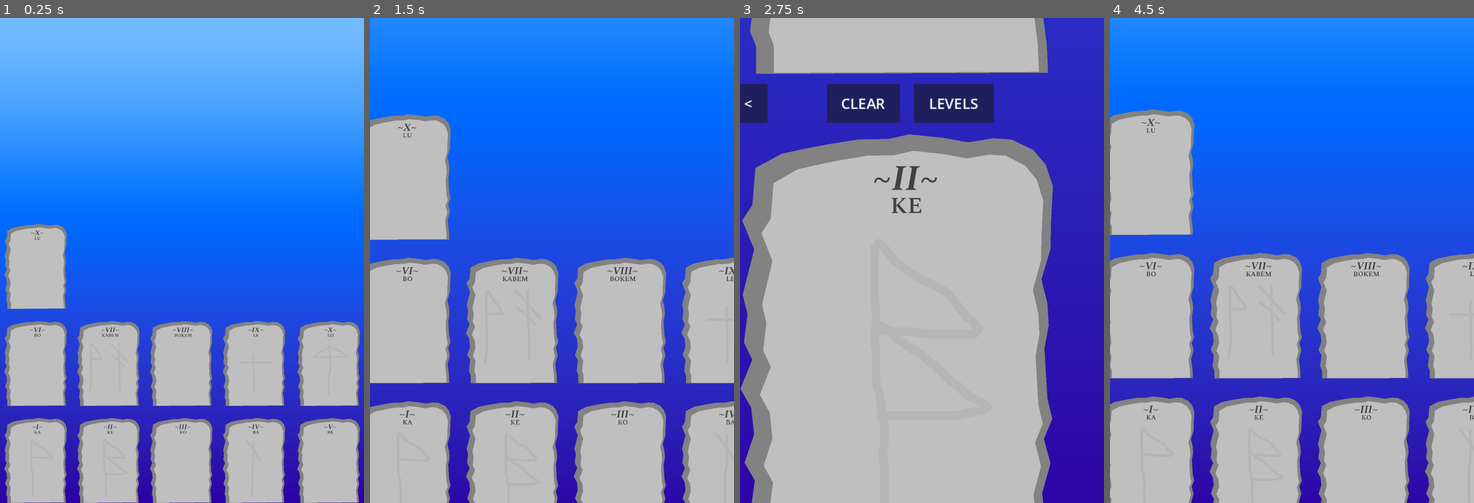
Above: before the commit, frames 1-4 (left to right).
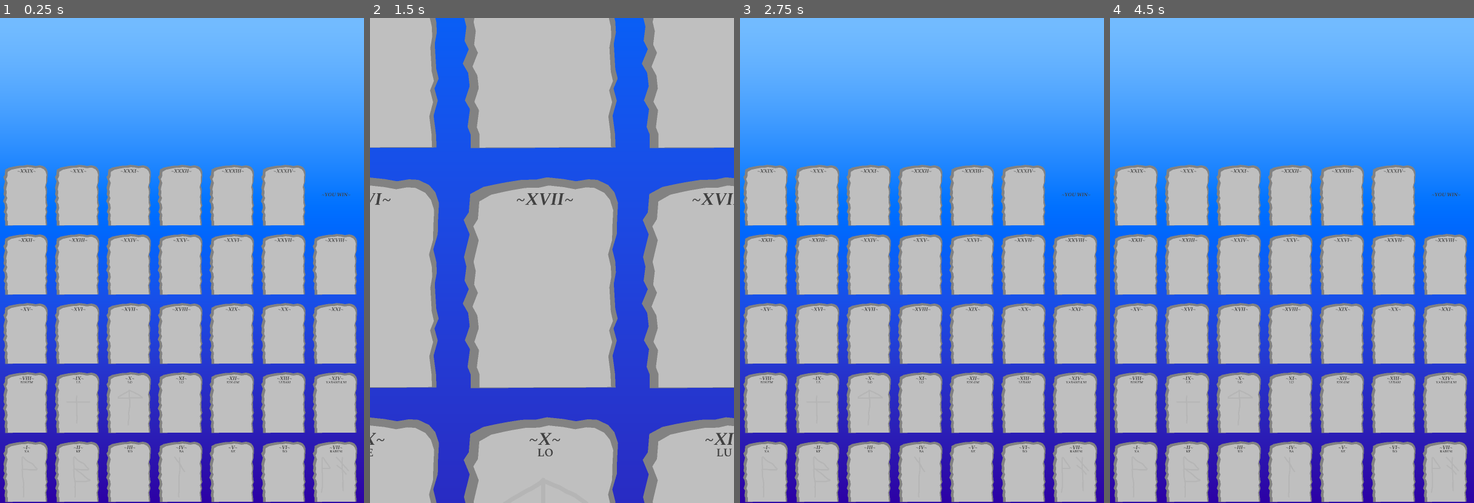
Above: after the commit, the same moments.

Repository: foolmoron/EtsaDjavul
Game: Godot game, scene res://main.tscn
The game is run twice, just before and just after one commit, with the same random seed, the same clock (stepped at 60 frames per second) and the same inputs.
Inputs (mouse positions are in pixels of both pictures, inside the frame that each line leads up to):
- Up to frame 1 (0.25 s): no input
- Up to frame 2 (1.5 s): tap Enter at 0.5 s; move the mouse to (406, 469) at 0.52 s; click (406, 469) at 0.67 s; click "LEVELS" at 1.25 s
- Up to frame 3 (2.75 s): tap Space at 2 s; move the mouse to (849, 469) at 2.02 s; click (849, 469) at 2.17 s
- Up to frame 4 (4.5 s): click (1117, 105) at 2.75 s, where only the run before the commit has a clickable "<"; click (1244, 47) at 3.5 s, where only the run before the commit has a clickable "CLEAR"; click (1342, 47) at 4.25 s, where only the run before the commit has a clickable "LEVELS"

The runs differ from the first frame. In frame 1, 42% of the frame differs, in the area x 0-99%, y 30-100%; in frame 2, 59%; in frame 3, 66%; in frame 4, 72%, in the area x 0-100%, y 0-100%.

Commit message:
35 levels setup

Diff:
--- a/main.tscn
+++ b/main.tscn
@@ -13,6 +13,8 @@
 [ext_resource type="Resource" uid="uid://xheim5x0eane" path="res://Runes/LE.tres" id="11_1kb0u"]
 [ext_resource type="Resource" uid="uid://c5qs53hobo4x2" path="res://Runes/LO.tres" id="12_tw2bj"]
 [ext_resource type="Resource" uid="uid://bgoix1duyudkd" path="res://Runes/LU.tres" id="13_fybsg"]
+[ext_resource type="FontFile" uid="uid://cmfhcqnjxi2dk" path="res://Art/SpectralSC-BoldItalic.ttf" id="14_x3nvs"]
+[ext_resource type="FontFile" uid="uid://dwidlnm4oscog" path="res://Art/SpectralSC-SemiBold.ttf" id="15_riale"]
 
 [sub_resource type="Gradient" id="Gradient_25lx6"]
 interpolation_mode = 2
@@ -117,6 +119,69 @@
 plural = false
 negative = false
 genitive = false
+
+[sub_resource type="Resource" id="Resource_lgw2j"]
+script = ExtResource("7_ef4bo")
+rune = ExtResource("8_kjdg5")
+plural = false
+negative = false
+genitive = false
+
+[sub_resource type="Resource" id="Resource_g22ho"]
+script = ExtResource("7_ef4bo")
+rune = ExtResource("12_tw2bj")
+plural = false
+negative = false
+genitive = false
+
+[sub_resource type="Resource" id="Resource_5m7jl"]
+script = ExtResource("7_ef4bo")
+rune = ExtResource("11_1kb0u")
+plural = false
+negative = false
+genitive = false
+
+[sub_resource type="Resource" id="Resource_0w112"]
+script = ExtResource("7_ef4bo")
+rune = ExtResource("5_hdu62")
+plural = false
+negative = false
+genitive = false
+
+[sub_resource type="Resource" id="Resource_a6ax4"]
+script = ExtResource("7_ef4bo")
+rune = ExtResource("3_lxc4q")
+plural = false
+negative = false
+genitive = false
+
+[sub_resource type="Resource" id="Resource_obd1m"]
+script = ExtResource("7_ef4bo")
+rune = ExtResource("5_hdu62")
+plural = false
+negative = false
+genitive = false
+
+[sub_resource type="Resource" id="Resource_gwtpu"]
+script = ExtResource("7_ef4bo")
+rune = ExtResource("13_fybsg")
+plural = false
+negative = false
+genitive = false
+
+[sub_resource type="LabelSettings" id="LabelSettings_dtert"]
+resource_local_to_scene = true
+line_spacing = 2.08165e-12
+font = ExtResource("14_x3nvs")
+font_size = 236
+font_color = Color(0.254902, 0.254902, 0.254902, 1)
+
+[sub_resource type="LabelSettings" id="LabelSettings_11ee2"]
+resource_local_to_scene = true
+line_spacing = 2.08165e-12
+font = ExtResource("15_riale")
+font_size = 150
+font_color = Color(0.254902, 0.254902, 0.254902, 1)
 
 [node name="Main" type="Node2D"]
 script = ExtResource("1_704a6")
@@ -143,73 +208,212 @@
 offset = Vector2(2.08165e-12, 2.08165e-12)
 
 [node name="Level1" parent="." instance=ExtResource("1_blnp8")]
-position = Vector2(7.62939e-06, 640)
-scale = Vector2(0.2, 0.2)
+position = Vector2(-1.92593e-34, 684)
+scale = Vector2(0.143, 0.143)
 level_name = "I"
 phrase = Array[ExtResource("7_ef4bo")]([SubResource("Resource_1t3d6")])
 hint = Array[PackedVector2Array]([PackedVector2Array(-52.3744, -253.334, -52.3744, -240.001, -52.3744, -224.446, -52.37 …(1284 unchanged characters)…
 
 [node name="Level2" parent="." instance=ExtResource("1_blnp8")]
-position = Vector2(120, 640)
-scale = Vector2(0.2, 0.2)
+position = Vector2(85, 684)
+scale = Vector2(0.143, 0.143)
 level_name = "II"
 phrase = Array[ExtResource("7_ef4bo")]([SubResource("Resource_7n7ro")])
 hint = Array[PackedVector2Array]([PackedVector2Array(-52.3744, -253.334, -52.3744, -240.001, -52.3744, -224.446, -52.37 …(1940 unchanged characters)…
 
 [node name="Level3" parent="." instance=ExtResource("1_blnp8")]
-position = Vector2(240, 640)
-scale = Vector2(0.2, 0.2)
+position = Vector2(170, 684)
+scale = Vector2(0.143, 0.143)
 level_name = "III"
 phrase = Array[ExtResource("7_ef4bo")]([SubResource("Resource_qlie6")])
 
 [node name="Level4" parent="." instance=ExtResource("1_blnp8")]
-position = Vector2(360, 640)
-scale = Vector2(0.2, 0.2)
+position = Vector2(255, 684)
+scale = Vector2(0.143, 0.143)
 level_name = "IV"
 phrase = Array[ExtResource("7_ef4bo")]([SubResource("Resource_7bje2")])
 hint = [PackedVector2Array(-18.0839, -249.45, -18.1002, -235.809, -18.1024, -223.094, -18.1043, -210.38, -18.1059, -197 …(1067 unchanged characters)…
 
 [node name="Level5" parent="." instance=ExtResource("1_blnp8")]
-position = Vector2(483, 640)
-scale = Vector2(0.2, 0.2)
+position = Vector2(340, 684)
+scale = Vector2(0.143, 0.143)
 level_name = "V"
 phrase = Array[ExtResource("7_ef4bo")]([SubResource("Resource_0euht")])
 
 [node name="Level6" parent="." instance=ExtResource("1_blnp8")]
-position = Vector2(4.54747e-13, 480)
-scale = Vector2(0.2, 0.2)
+position = Vector2(425, 684)
+scale = Vector2(0.143, 0.143)
 level_name = "VI"
 phrase = Array[ExtResource("7_ef4bo")]([SubResource("Resource_uqgns")])
 
 [node name="Level7" parent="." instance=ExtResource("1_blnp8")]
-position = Vector2(120, 480)
-scale = Vector2(0.2, 0.2)
+position = Vector2(510, 684)
+scale = Vector2(0.143, 0.143)
 level_name = "VII"
 phrase = Array[ExtResource("7_ef4bo")]([SubResource("Resource_rbje4"), SubResource("Resource_oo4y3")])
 hint = [PackedVector2Array(-172.519, -247.594, -172.519, -232.159, -172.519, -227.62, -172.519, -215.816, -172.519, -20 …(2440 unchanged characters)…
 
 [node name="Level8" parent="." instance=ExtResource("1_blnp8")]
-position = Vector2(240, 480)
-scale = Vector2(0.2, 0.2)
+position = Vector2(-3.05176e-05, 570)
+scale = Vector2(0.143, 0.143)
 level_name = "VIII"
 phrase = Array[ExtResource("7_ef4bo")]([SubResource("Resource_ghcyw"), SubResource("Resource_peo4e")])
 
 [node name="Level9" parent="." instance=ExtResource("1_blnp8")]
-position = Vector2(360, 480)
-scale = Vector2(0.2, 0.2)
+position = Vector2(85, 570)
+scale = Vector2(0.143, 0.143)
 level_name = "IX"
 phrase = Array[ExtResource("7_ef4bo")]([SubResource("Resource_krfav")])
 hint = [PackedVector2Array(-14.4629, -155.914, -16.2918, -140.463, -18.1098, -125.025, -18.1102, -119.577, -18.1105, -1 …(992 unchanged characters)…
 
 [node name="Level10" parent="." instance=ExtResource("1_blnp8")]
-position = Vector2(483, 480)
-scale = Vector2(0.2, 0.2)
+position = Vector2(170, 570)
+scale = Vector2(0.143, 0.143)
 level_name = "X"
 phrase = Array[ExtResource("7_ef4bo")]([SubResource("Resource_6lqdn")])
 hint = [PackedVector2Array(-1.76578, -230.344, -1.76578, -215.816, -1.76578, -200.381, -1.76578, -187.67, -1.76578, -17 …(1643 unchanged characters)…
 
 [node name="Level11" parent="." instance=ExtResource("1_blnp8")]
-position = Vector2(1.81899e-12, 320)
-scale = Vector2(0.2, 0.2)
-level_name = "X"
+position = Vector2(255, 570)
+scale = Vector2(0.143, 0.143)
+level_name = "XI"
 phrase = Array[ExtResource("7_ef4bo")]([SubResource("Resource_h7y2r")])
+
+[node name="Level12" parent="." instance=ExtResource("1_blnp8")]
+position = Vector2(340, 570)
+scale = Vector2(0.143, 0.143)
+level_name = "XII"
+phrase = Array[ExtResource("7_ef4bo")]([SubResource("Resource_lgw2j"), SubResource("Resource_g22ho")])
+
+[node name="Level13" parent="." instance=ExtResource("1_blnp8")]
+position = Vector2(425, 570)
+scale = Vector2(0.143, 0.143)
+level_name = "XIII"
+phrase = Array[ExtResource("7_ef4bo")]([SubResource("Resource_5m7jl"), SubResource("Resource_0w112")])
+
+[node name="Level14" parent="." instance=ExtResource("1_blnp8")]
+position = Vector2(510, 570)
+scale = Vector2(0.143, 0.143)
+level_name = "XIV"
+phrase = Array[ExtResource("7_ef4bo")]([SubResource("Resource_a6ax4"), SubResource("Resource_obd1m"), SubResource("Resource_gwtpu")])
+
+[node name="Level15" parent="." instance=ExtResource("1_blnp8")]
+position = Vector2(-9.15527e-05, 456)
+scale = Vector2(0.143, 0.143)
+level_name = "XV"
+
+[node name="Level16" parent="." instance=ExtResource("1_blnp8")]
+position = Vector2(84.9999, 456)
+scale = Vector2(0.143, 0.143)
+level_name = "XVI"
+
+[node name="Level17" parent="." instance=ExtResource("1_blnp8")]
+position = Vector2(170, 456)
+scale = Vector2(0.143, 0.143)
+level_name = "XVII"
+
+[node name="Level18" parent="." instance=ExtResource("1_blnp8")]
+position = Vector2(255, 456)
+scale = Vector2(0.143, 0.143)
+level_name = "XVIII"
+
+[node name="Level19" parent="." instance=ExtResource("1_blnp8")]
+position = Vector2(340, 456)
+scale = Vector2(0.143, 0.143)
+level_name = "XIX"
+
+[node name="Level20" parent="." instance=ExtResource("1_blnp8")]
+position = Vector2(425, 456)
+scale = Vector2(0.143, 0.143)
+level_name = "XX"
+
+[node name="Level21" parent="." instance=ExtResource("1_blnp8")]
+position = Vector2(510, 456)
+scale = Vector2(0.143, 0.143)
+level_name = "XXI"
+
+[node name="Level22" parent="." instance=ExtResource("1_blnp8")]
+position = Vector2(-9.15527e-05, 342)
+scale = Vector2(0.143, 0.143)
+level_name = "XXII"
+
+[node name="Level23" parent="." instance=ExtResource("1_blnp8")]
+position = Vector2(84.9999, 342)
+scale = Vector2(0.143, 0.143)
+level_name = "XXIII"
+
+[node name="Level24" parent="." instance=ExtResource("1_blnp8")]
+position = Vector2(170, 342)
+scale = Vector2(0.143, 0.143)
+level_name = "XXIV"
+
+[node name="Level25" parent="." instance=ExtResource("1_blnp8")]
+position = Vector2(255, 342)
+scale = Vector2(0.143, 0.143)
+level_name = "XXV"
+
+[node name="Level26" parent="." instance=ExtResource("1_blnp8")]
+position = Vector2(340, 342)
+scale = Vector2(0.143, 0.143)
+level_name = "XXVI"
+
+[node name="Level27" parent="." instance=ExtResource("1_blnp8")]
+position = Vector2(425, 342)
+scale = Vector2(0.143, 0.143)
+level_name = "XXVII"
+
+[node name="Level28" parent="." instance=ExtResource("1_blnp8")]
+position = Vector2(510, 342)
+scale = Vector2(0.143, 0.143)
+level_name = "XXVIII"
+
+[node name="Level29" parent="." instance=ExtResource("1_blnp8")]
+position = Vector2(-9.15527e-05, 228)
+scale = Vector2(0.143, 0.143)
+level_name = "XXIX"
+
+[node name="Level30" parent="." instance=ExtResource("1_blnp8")]
+position = Vector2(84.9999, 228)
+scale = Vector2(0.143, 0.143)
+level_name = "XXX"
+
+[node name="Level31" parent="." instance=ExtResource("1_blnp8")]
+position = Vector2(170, 228)
+scale = Vector2(0.143, 0.143)
+level_name = "XXXI"
+
+[node name="Level32" parent="." instance=ExtResource("1_blnp8")]
+position = Vector2(255, 228)
+scale = Vector2(0.143, 0.143)
+level_name = "XXXII"
+
+[node name="Level33" parent="." instance=ExtResource("1_blnp8")]
+position = Vector2(340, 228)
+scale = Vector2(0.143, 0.143)
+level_name = "XXXIII"
+
+[node name="Level34" parent="." instance=ExtResource("1_blnp8")]
+position = Vector2(425, 228)
+scale = Vector2(0.143, 0.143)
+level_name = "XXXIV"
+
+[node name="Level35" parent="." instance=ExtResource("1_blnp8")]
+position = Vector2(510, 228)
+scale = Vector2(0.143, 0.143)
+level_name = "YOU WIN"
+
+[node name="Shadow" parent="Level35" index="0"]
+visible = false
+
+[node name="Rock" parent="Level35" index="1"]
+visible = false
+
+[node name="LevelLabel" parent="Level35" index="2"]
+offset_top = 400.0
+offset_bottom = 760.0
+label_settings = SubResource("LabelSettings_dtert")
+
+[node name="PhraseLabel" parent="Level35" index="3"]
+label_settings = SubResource("LabelSettings_11ee2")
+
+[editable path="Level35"]
Not shown: 1 places in main.tscn that only renumber resources
